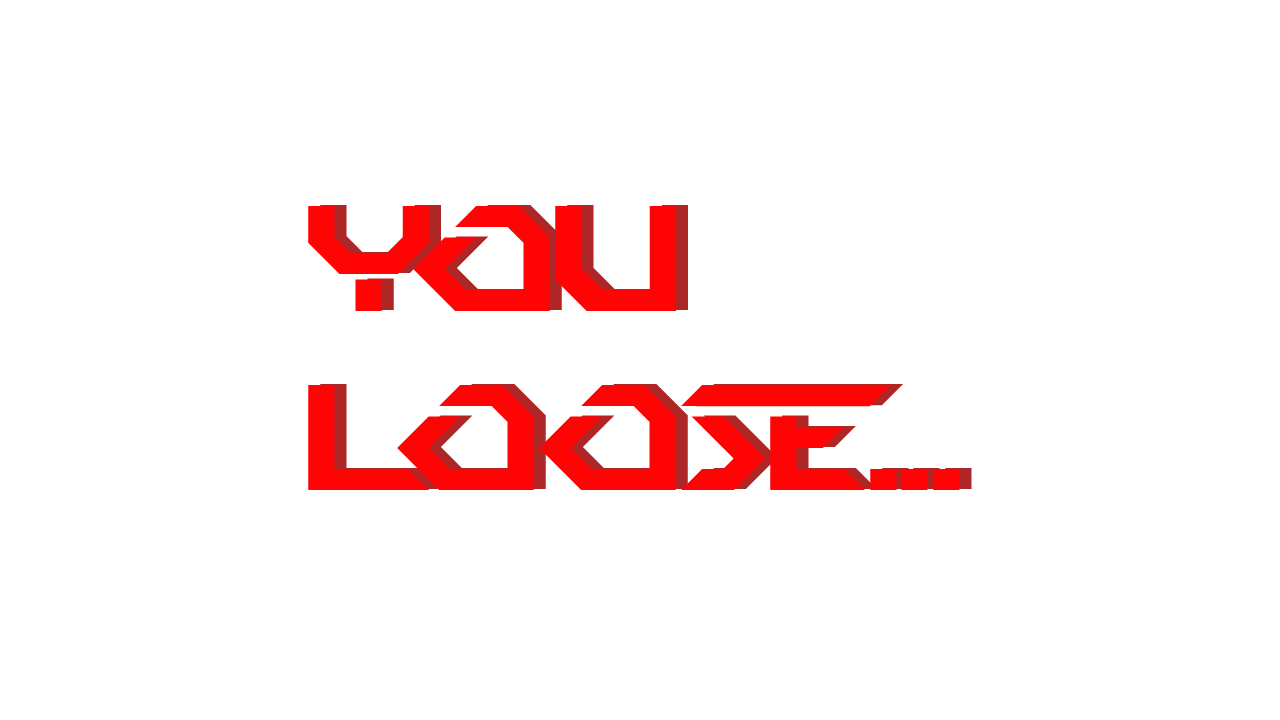
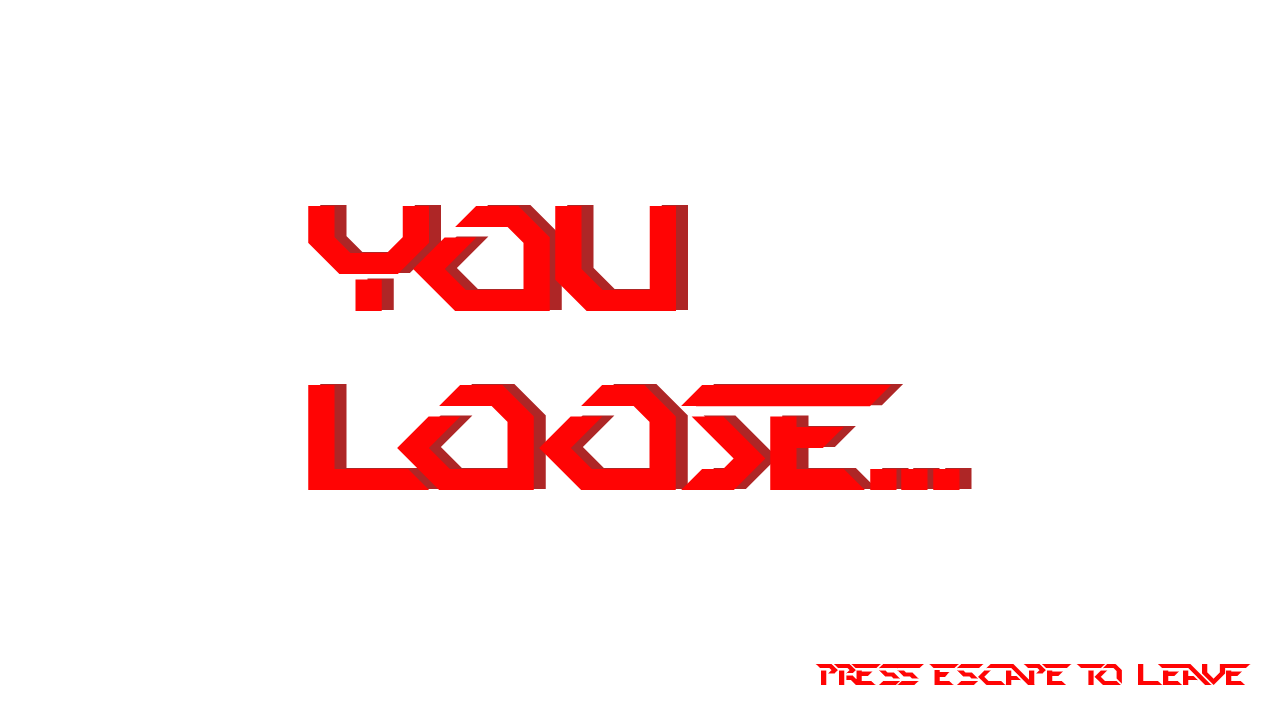
Revision of a layered 1280x720 image; what changed, layer by layer:
added layer "Press Escape to leave" above "YOU LOOSE..." over [815, 664, 1251, 685]
